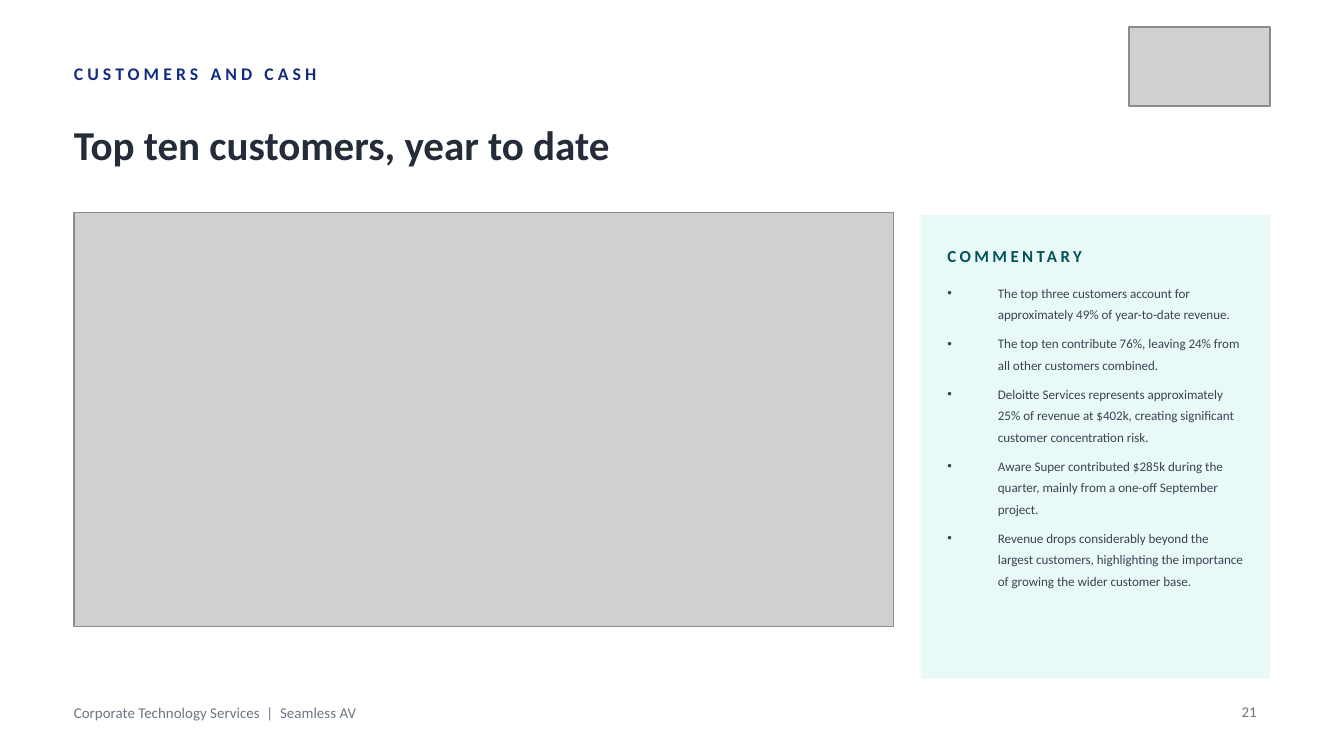
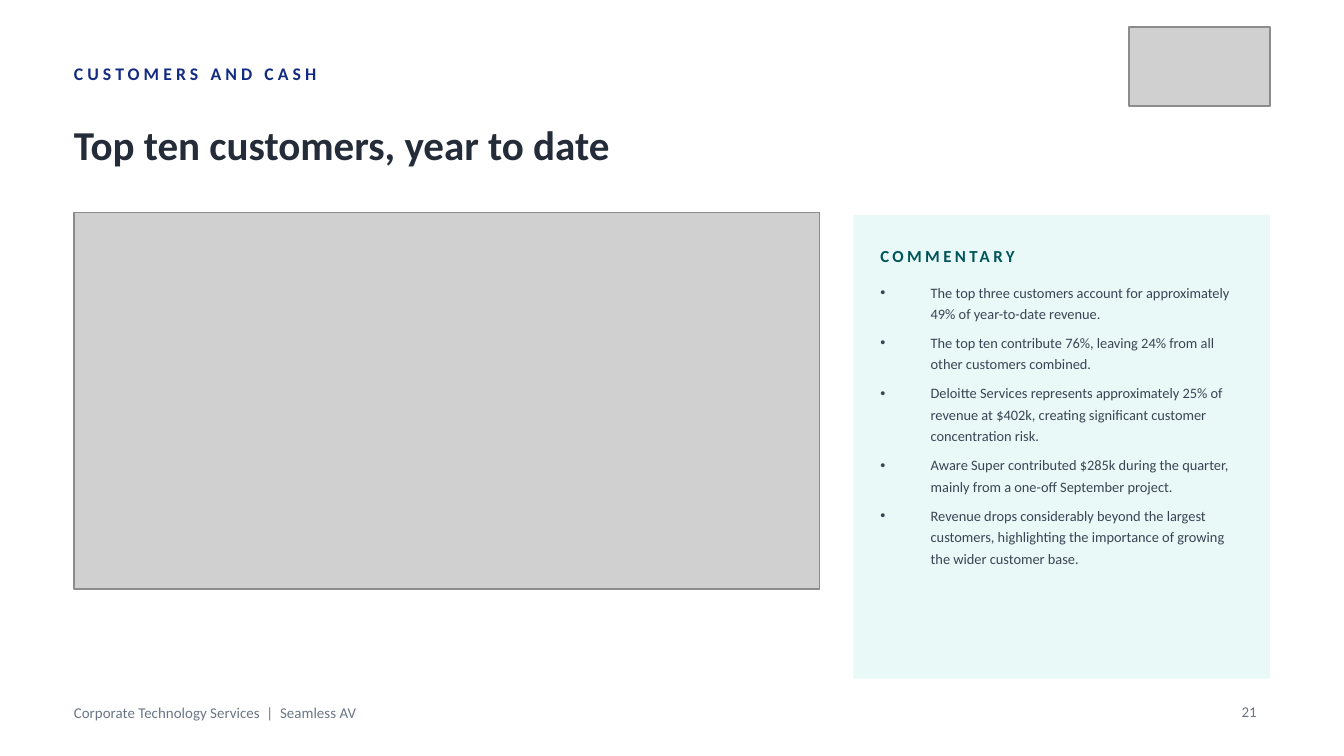
Before and after one commit to WesleyNelson-O33/Claude, a slide deck: slide 21 of deck/CTS Monthly Business Review - 30092026.pptx. Drawn at 1344x756 pixels with LibreOffice and Linux fonts; fonts in the diff are those of the drawing; grey boxes stand for pictures. Boxes give left, top, right and bottom in pixels: in the first picture for what was removed or moved away, otherwise in the second. Text is boxed around its words. In the diff, an @@ line names an element or a change of style, - is before the commit and + after.

```diff
--- a/deck/CTS Monthly Business Review - 30092026.pptx
+++ b/deck/CTS Monthly Business Review - 30092026.pptx
@@ picture resized from (x1=74, y1=212, x2=894, y2=626) to (x1=74, y1=212, x2=820, y2=589) @@
@@ rectangle resized from (x1=921, y1=215, x2=1270, y2=679) to (x1=853, y1=215, x2=1270, y2=679) @@
@@ text "COMMENTARY" rewrapped from (x1=948, y1=239, x2=1243, y2=273) to (x1=880, y1=239, x2=1243, y2=273) @@
@@ text "The top three customers account ..." moved from (x1=998, y1=289, x2=1243, y2=588) to (x1=931, y1=288, x2=1229, y2=564) @@
@@ text "The top three customers account ..." at (x1=931, y1=288, x2=1229, y2=564): size 7 to 7.8 pt @@
```
Also in this commit, not shown: 20 other slides changed, 1 other file.
